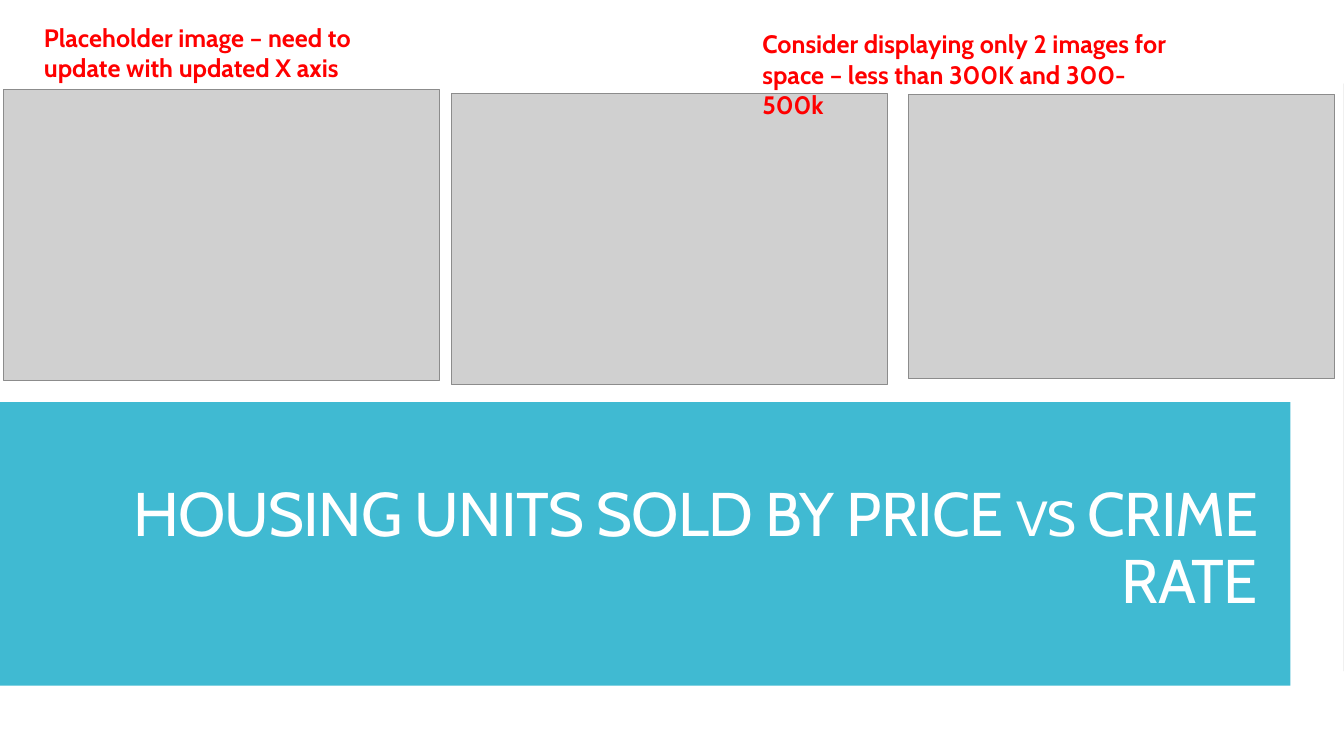
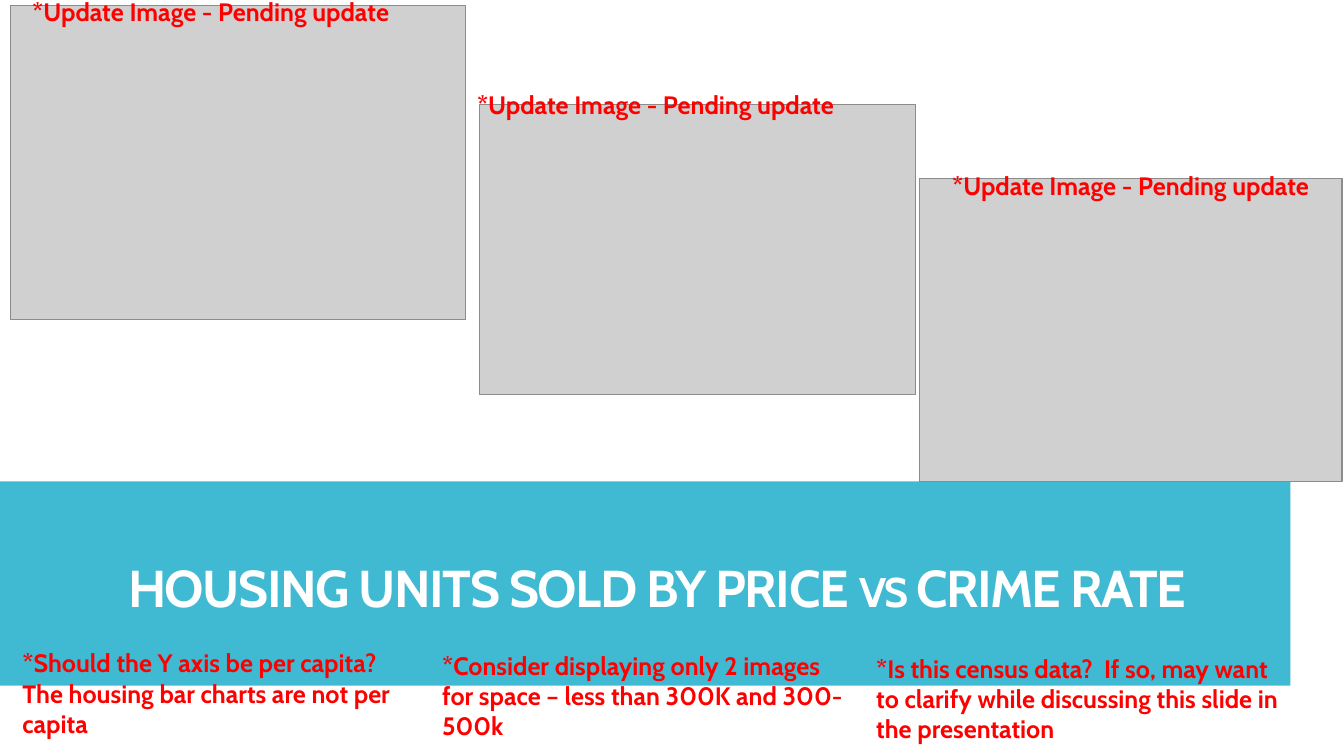
Before and after one commit to andresocorro/project_1, a slide deck: slide 16 of Presentation/final draft.pptx. Drawn at 1344x756 pixels with LibreOffice and Linux fonts; fonts in the diff are those of the drawing; grey boxes stand for pictures. Boxes give left, top, right and bottom in pixels: in the first picture for what was removed or moved away, otherwise in the second. Text is boxed around its words. In the diff, an @@ line names an element or a change of style, - is before the commit and + after.

Commit message:
Updated images in the presentation - scatter diagrams

```diff
--- a/Presentation/final draft.pptx
+++ b/Presentation/final draft.pptx
@@ picture: place and size @@
-picture at (3,90,440,380)
+picture at (11,6,466,321)
@@ text added at (32,0,389,27), 18 pt, text #FF0000, bold @@
+*Update Image - Pending update
@@ text removed at (44,28,351,83) @@
-Placeholder image – need to update with updated X axis
@@ rectangle: place and size @@
-rectangle at (0,84,380,671)
+rectangle at (0,84,1008,671)
@@ rectangle added at (0,84,380,671), fill #40BAD2 @@
@@ rectangle: place and size @@
-rectangle at (1303,84,1344,671)
+rectangle at (1022,84,1344,671)
@@ text added at (477,93,834,120), 18 pt, text #FF0000, bold @@
+*Update Image - Pending update
@@ picture: place and size @@
-picture at (452,94,888,384)
+picture at (480,105,915,395)
@@ picture removed at (908,94,1335,378) @@
@@ picture added at (920,179,1342,482) @@
@@ text added at (952,174,1309,201), 18 pt, text #FF0000, bold @@
+*Update Image - Pending update
@@ rectangle: place and size @@
-rectangle at (0,402,1291,686)
+rectangle at (0,482,1291,687)
@@ title "HOUSING UNITS SOLD BY PRICE ...": place and size @@
-title "HOUSING UNITS SOLD BY PRICE ..." at (133,492,1259,603)
+title "HOUSING UNITS SOLD BY PRICE ..." at (128,570,1186,608)
@@ title "HOUSING UNITS SOLD BY PRICE ..." at (128,570,1186,608): size 44 to 37 pt, letter spacing -0.6 to -1 pt, bold on; alignment right to left; vertical alignment middle to bottom @@
@@ text added at (22,653,390,739), 18 pt, text #FF0000, bold @@
+*Should the Y axis be per capita? The housing bar charts are not per capita
@@ text at (442,656,843,736): text changed @@
-Consider displaying only 2 images for space – less than 300K and 300-500k
+*Consider displaying only 2 images for space – less than 300K and 300-500k
@@ text added at (876,659,1278,744), 18 pt, text #FF0000, bold @@
+*Is this census data? If so, may want to clarify while discussing this slide in the presentation
```
Also in this commit, not shown: 5 other slides changed, 1 slide added.
